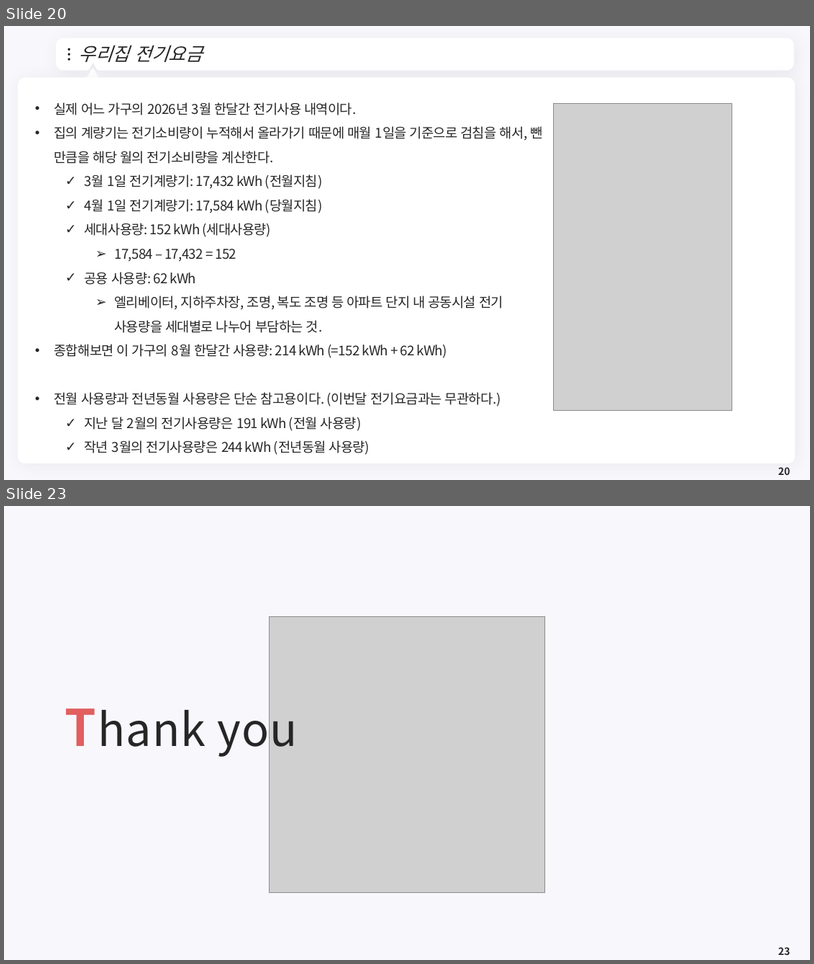
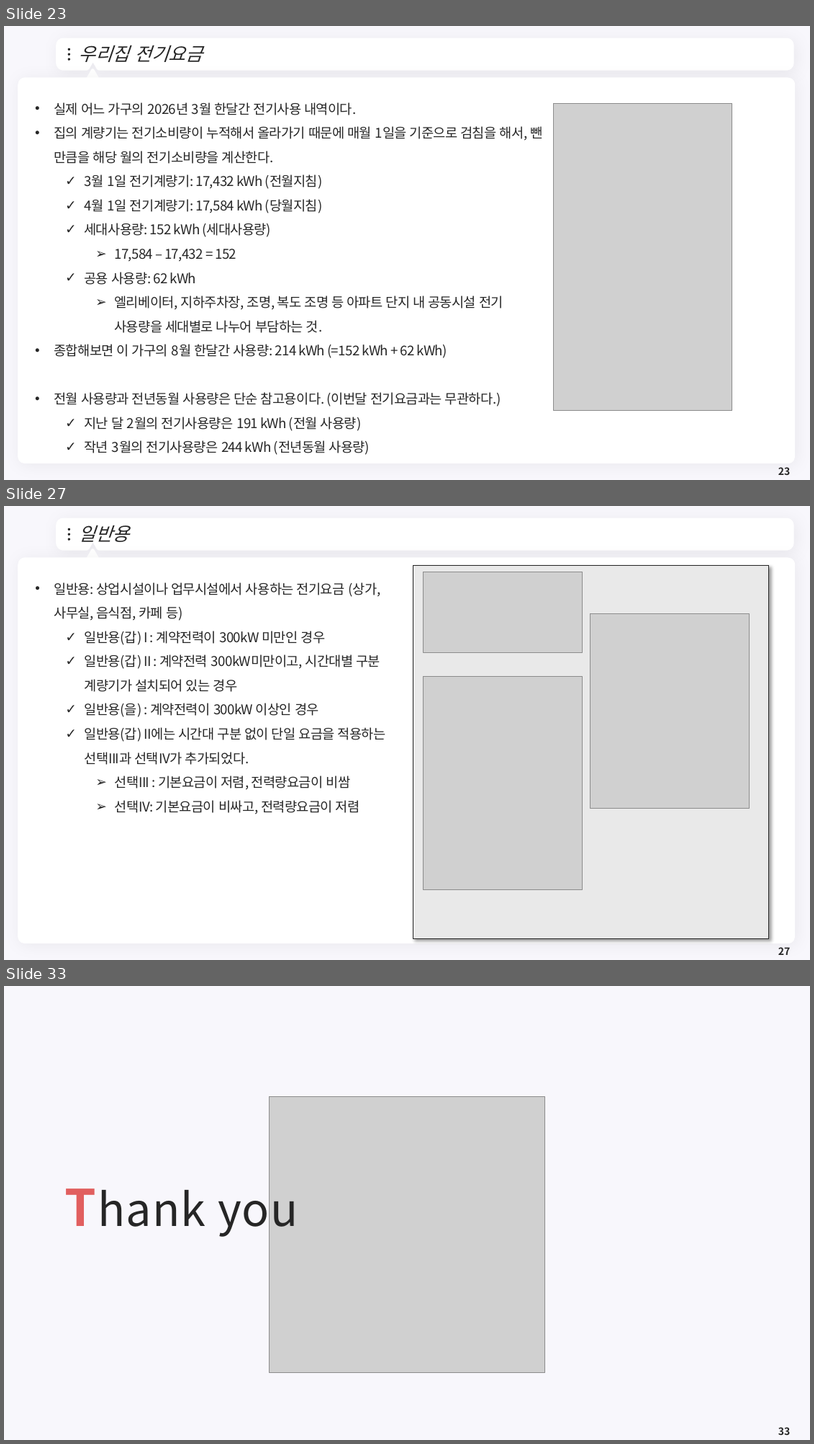
Before and after one commit to meandthey/Teaching, a slide deck: 에너지경제학/자원에너지경제학_Chapter_1.pptx. Shown one above the other, each under a label of ours: slides 20 and 23 before the commit, slides 23, 27 and 33 after it; the slides between them are not shown. The pictures are 814x964 and 814x1444 pixels, drawn with LibreOffice and Linux fonts; fonts in the diff are those of the drawing; grey boxes stand for pictures; background and template pictures are left out. Boxes give left, top, right and bottom in pixels: in the first picture for what was removed or moved away, otherwise in the second. Text is boxed around its words. In the diff, an @@ line names an element or a change of style, - is before the commit and + after.

```diff
--- a/에너지경제학/자원에너지경제학_Chapter_1.pptx
+++ b/에너지경제학/자원에너지경제학_Chapter_1.pptx
@@ slide 27 added at <box>4,506,810,960</box>, background #F8F7FC; not listed: 7 template elements that a slide beside it also shows @@
@@ title added at <box>79,525,130,542</box>, 22 pt, text #262626, italic @@
+일반용
@@ table added at <box>414,565,769,939</box>, 1 rows, 1 columns @@
+
@@ text added at <box>54,582,386,814</box>, 16 pt, text #262626 @@
+• 일반용: 상업시설이나 업무시설에서 사용하는 전기요금 (상가, 사무실, 음식점, 카페 등)
+  ✓ 일반용(갑) I : 계약전력이 300kW 미만인 경우
+  ✓ 일반용(갑) II : 계약전력 300kW미만이고, 시간대별 구분 계량기가 설치되어 있는 경우
+  ✓ 일반용(을) : 계약전력이 300kW 이상인 경우
+  ✓ 일반용(갑) II에는 시간대 구분 없이 단일 요금을 적용하는 선택III과 선택IV가 추가되었다.
+    ➢ 선택III : 기본요금이 저렴, 전력량요금이 비쌈
+    ➢ 선택IV: 기본요금이 비싸고, 전력량요금이 저렴
@@ picture added at <box>423,572,583,652</box> @@
@@ picture added at <box>590,614,750,808</box> @@
@@ picture added at <box>423,676,583,890</box> @@
@@ page number added at <box>779,947,790,955</box>, 12 pt, text #262626, bold @@
+27
@@ what was slide 20 is now slide 23 @@
@@ page number at <box>779,467,790,475</box>: text changed @@
-20
+23
@@ what was slide 23 is now slide 33 @@
@@ page number at <box>779,1427,790,1435</box>: text changed @@
-23
+33
```
Also in this commit, not shown: 2 slides changed, 9 other slides added, 1 other file.
